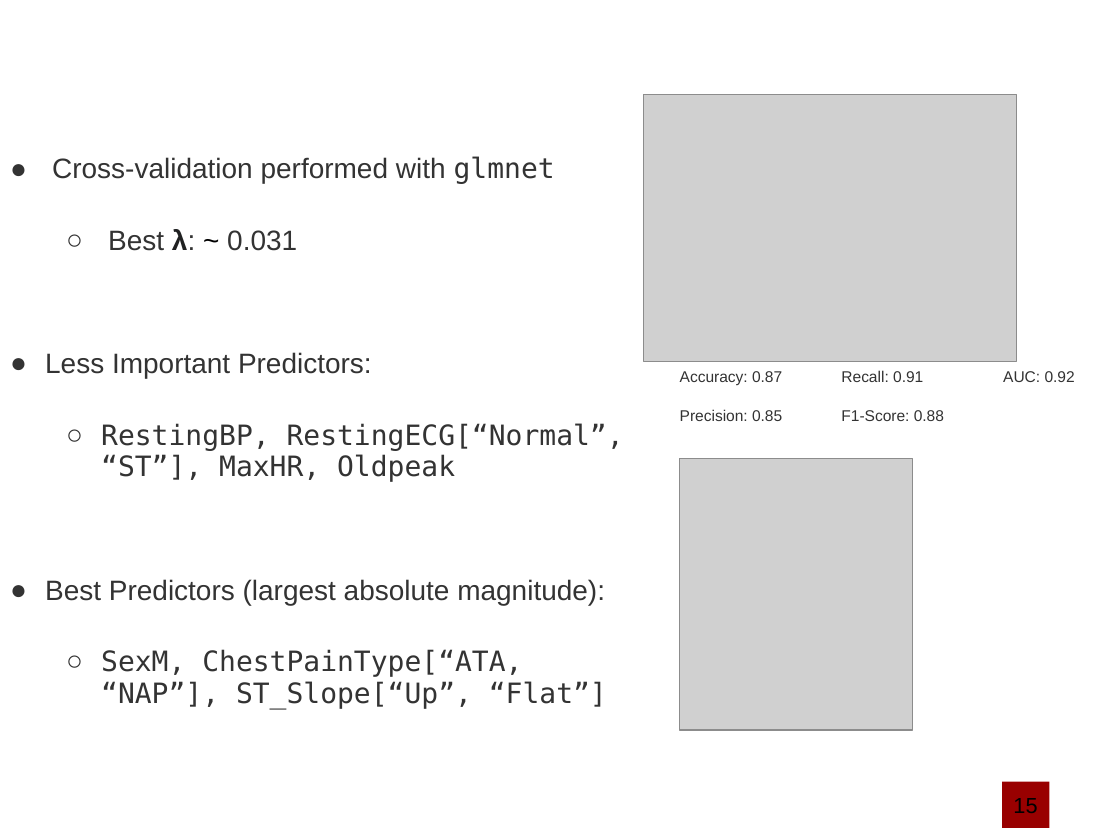
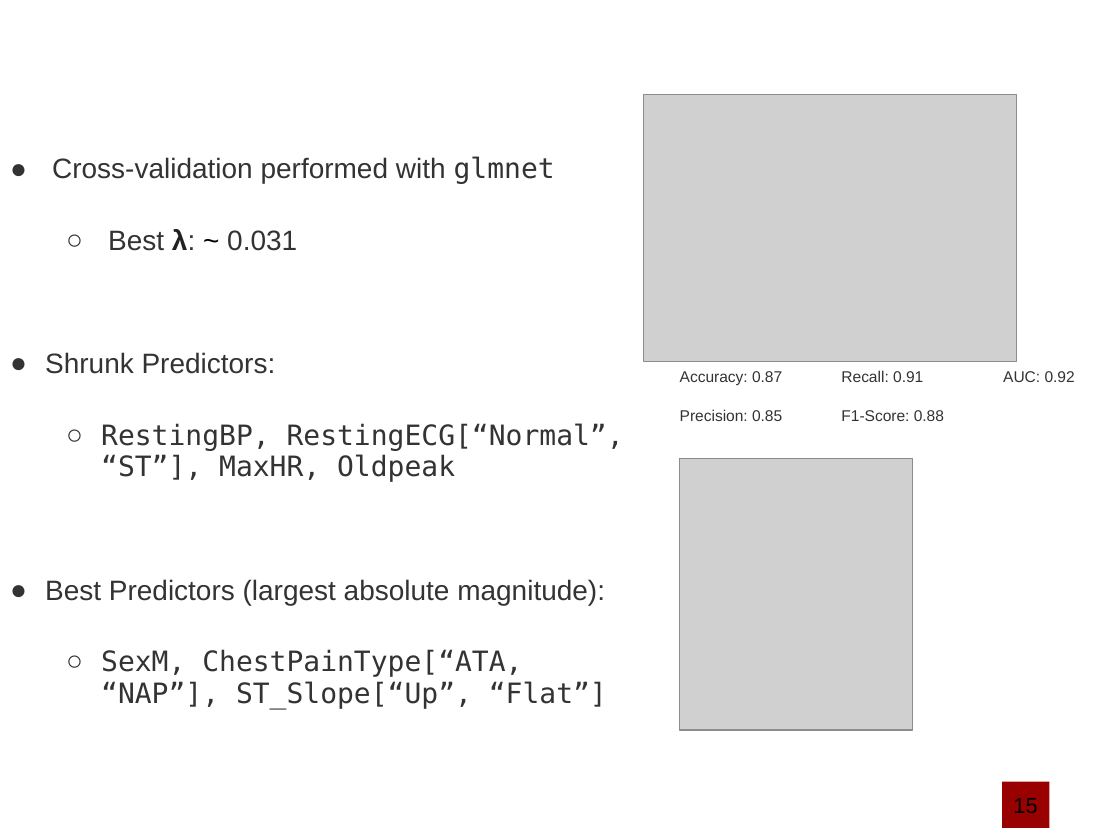
Before and after one commit to marcouderzo/CoronaryHeartDisease-Prediction, a slide deck: slide 18 of slides.pptx. Drawn at 1120x840 pixels with LibreOffice and Linux fonts; fonts in the diff are those of the drawing; grey boxes stand for pictures; background and template pictures are left out. Boxes give left, top, right and bottom in pixels: in the first picture for what was removed or moved away, otherwise in the second. Text is boxed around its words. In the diff, an @@ line names an element or a change of style, - is before the commit and + after.

```diff
--- a/slides.pptx
+++ b/slides.pptx
@@ text at bbox=[45, 352, 276, 374]: text changed @@
-● Less Important Predictors:
+● Shrunk Predictors:
```
Also in this commit, not shown: 6 other slides changed.
